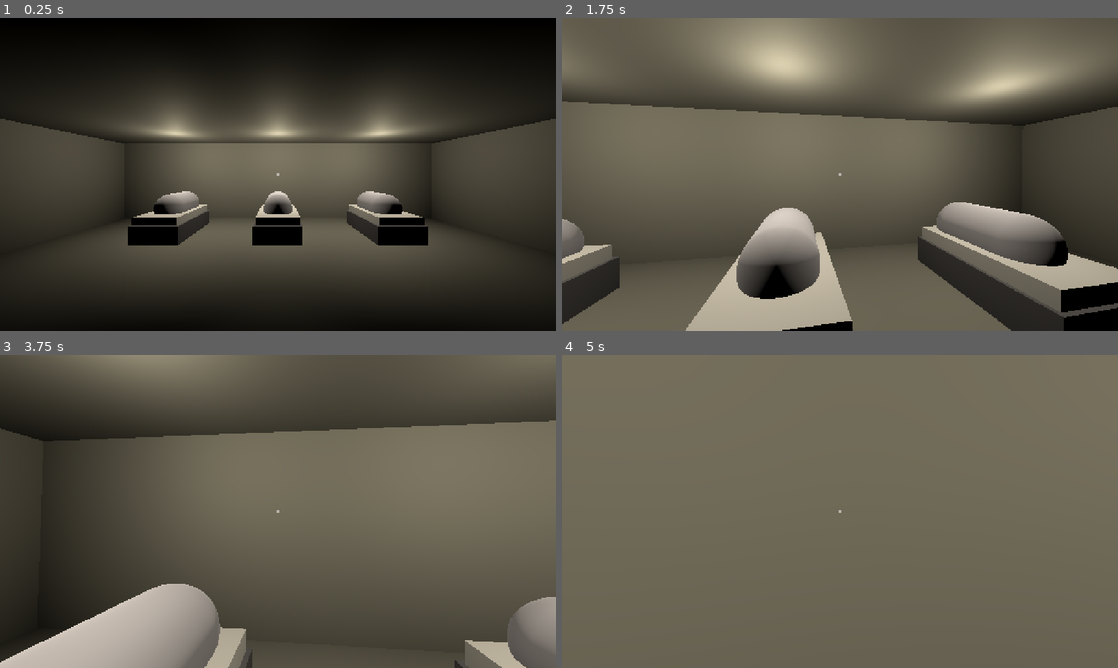
Above: before the commit, frames 1-4 (two rows, left to right).
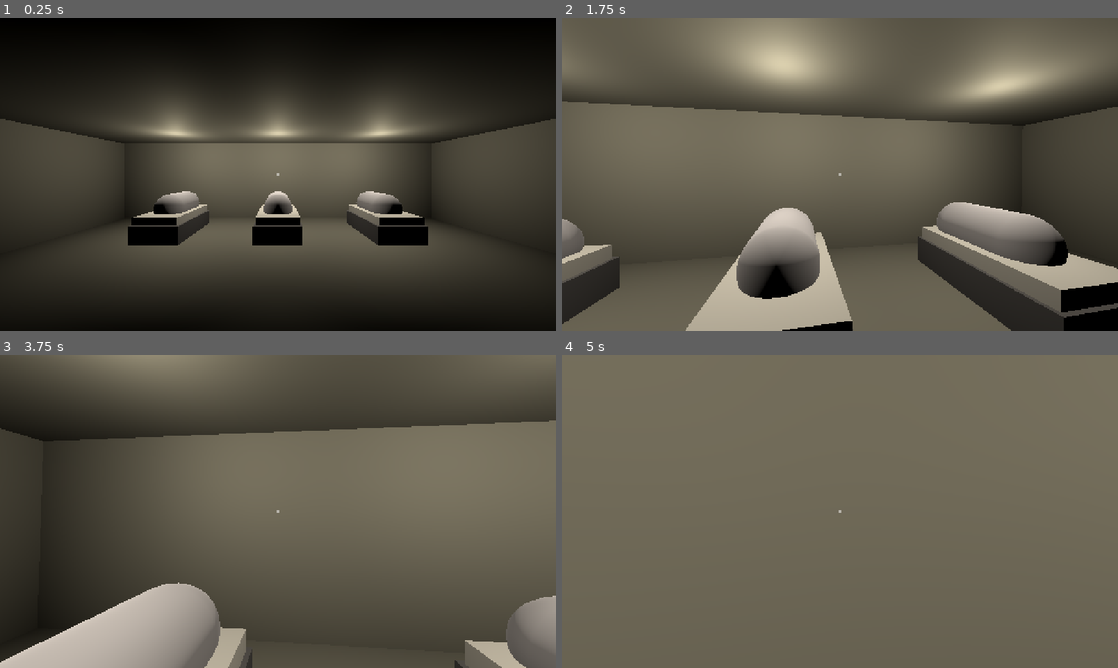
Above: after the commit, the same moments.

Repository: studioboredgames/Ward-9
Game: Godot game, scene res://scenes/main.tscn
Two runs of this game, one before a commit and one after it. Both use one fixed random seed, a clock stepped at 60 frames per second and the inputs below.
Inputs (mouse positions are in pixels of both pictures, inside the frame that each line leads up to):
- Up to frame 1 (0.25 s): no input
- Up to frame 2 (1.75 s): tap Enter at 0.5 s; move the mouse to (834, 180) at 0.52 s; hold W (move_forward) from 0.53 s (still down); move the mouse to (878, 177) at 1.27 s
- Up to frame 3 (3.75 s): move the mouse to (233, 508) at 2.02 s; tap Space at 2.75 s; move the mouse to (283, 511) at 2.77 s; release W (move_forward) at 2.78 s; hold A (move_left) 2.78-3.53 s; move the mouse to (255, 505) at 3.52 s; hold W (move_forward) from 3.53 s (still down)
- Up to frame 4 (5 s): keep holding W (move_forward); move the mouse to (867, 511) at 4.27 s

The runs differ from the first frame. In frame 1, less than 0.1% of the frame differs, in the area x 27-73%, y 56-63%; in frame 2, less than 0.1%; in frame 3, less than 0.1%, in the area x 7-100%, y 72-99%; in frame 4, nothing differs.
Error before the commit: Parse Error: Identifier "current_anomaly" not declared in the current scope. (res://scripts/entities/patient.gd:55)

Commit message:
fix: added missing patient variable declarations

Diff:
--- a/scripts/entities/patient.gd
+++ b/scripts/entities/patient.gd
@@ -23,6 +23,9 @@
 const HISTORY_LIMIT := 5
 var _is_lingering: bool = false
 var _is_eye_lagging: bool = false
+var current_anomaly: String = ""
+var _anomaly_intensity: float = 1.0
+var _breath_time: float = 0.0
 
 # ─── Lifecycle ────────────────────────────────────────────────────────────────
 
